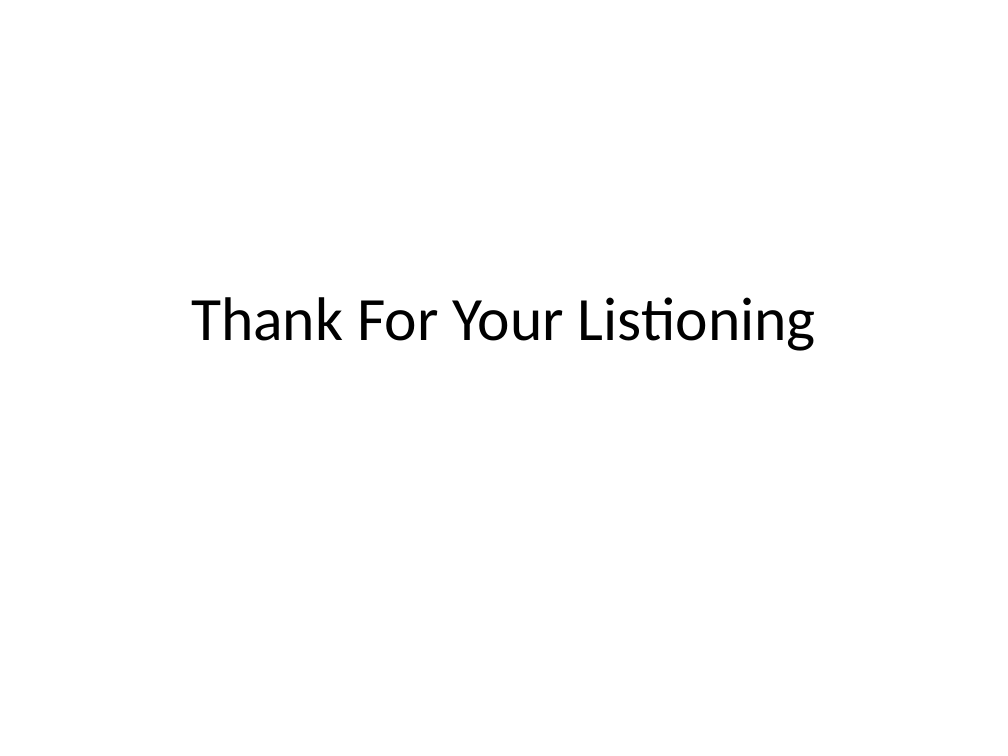
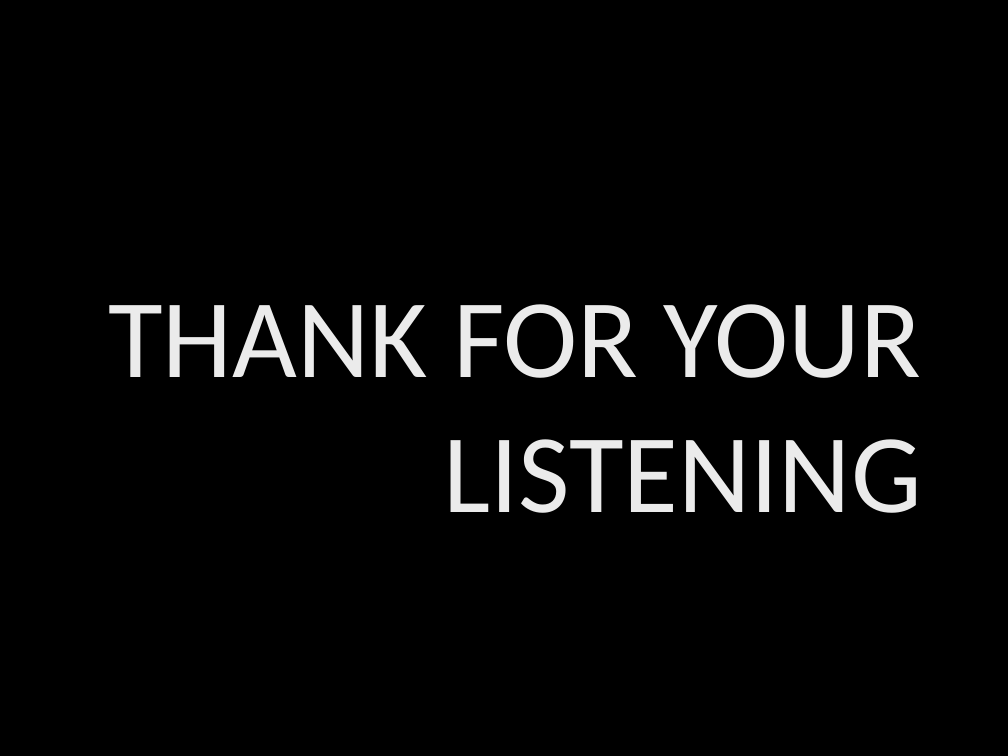
Before and after one commit to hmtri92/final-project, a slide deck: slide 8 of document/slide.pptx. Drawn at 1008x756 pixels with LibreOffice and Linux fonts; fonts in the diff are those of the drawing; background and template pictures are left out. Boxes give left, top, right and bottom in pixels: in the first picture for what was removed or moved away, otherwise in the second. Text is boxed around its words. In the diff, an @@ line names an element or a change of style, - is before the commit and + after.

```diff
--- a/document/slide.pptx
+++ b/document/slide.pptx
@@ background #FFFFFF to picture (left out) @@
@@ title "THANK FOR YOUR LISTENING" at [108, 304, 922, 513]: vertical alignment middle to bottom @@
@@ title at [108, 304, 922, 513]: text changed; size 44 to 80 pt; text colour #000000 to #EBEBEB @@
-Thank For Your Listioning
+THANK FOR YOUR LISTENING
```
Also in this commit, not shown: 7 other slides changed.
